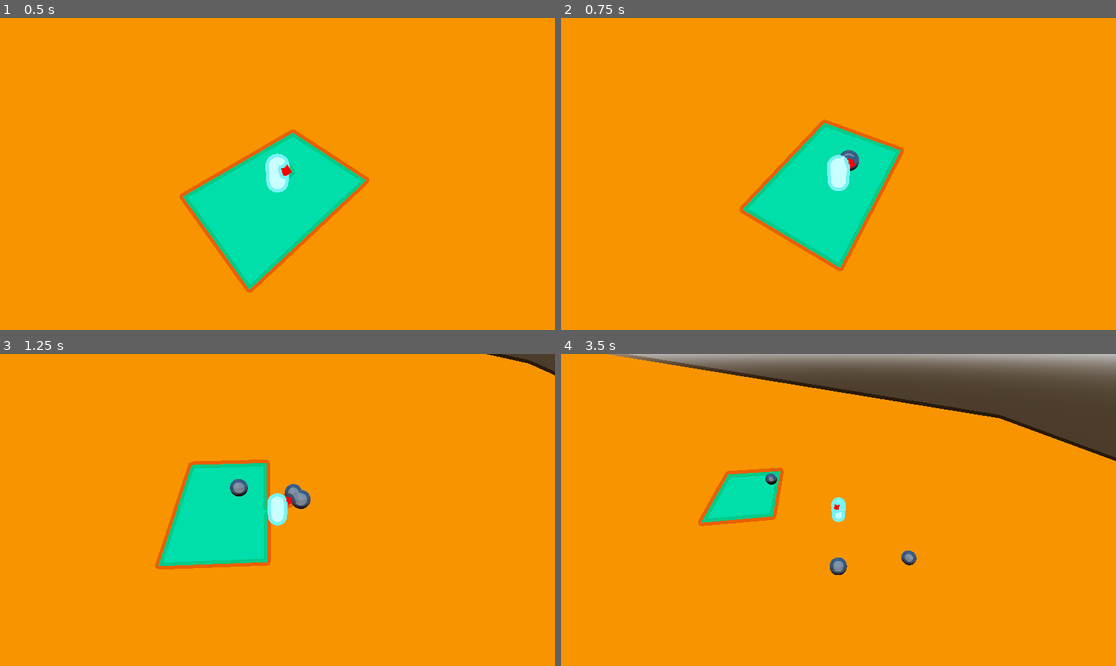
Above: before the commit, frames 1-4 (two rows, left to right).
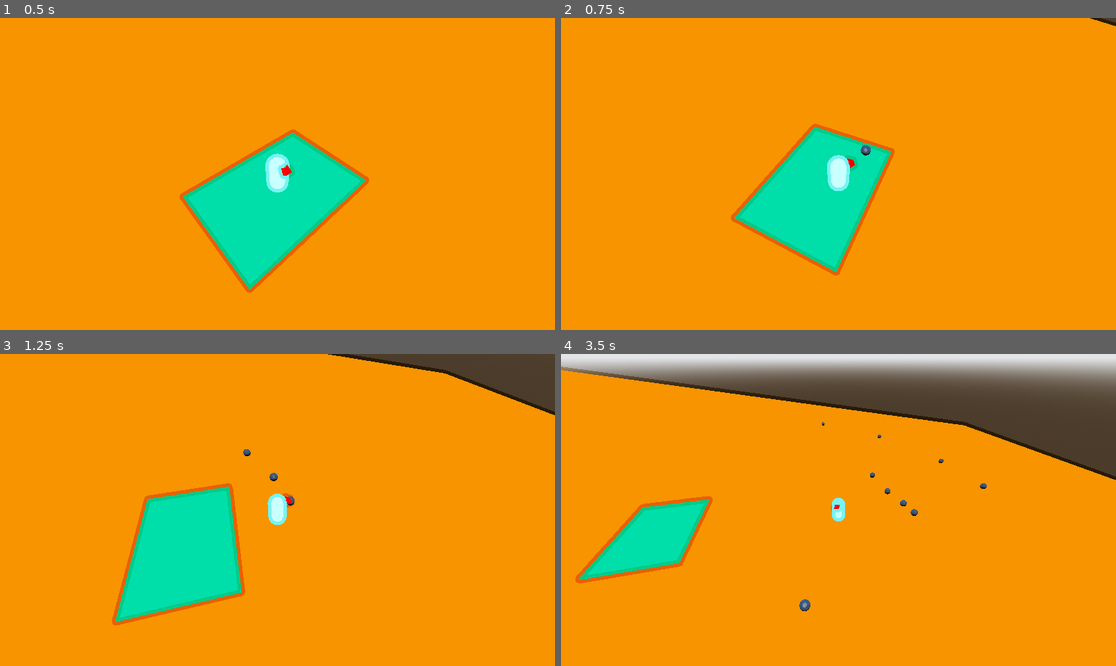
Above: after the commit, the same moments.

Repository: Kaplin86/Router-Rebellion
Game: Godot game, scene res://scenes/testing.tscn
The game is run twice, just before and just after one commit, with the same random seed, the same clock (stepped at 60 frames per second) and the same inputs.
Inputs (mouse positions are in pixels of both pictures, inside the frame that each line leads up to):
- Up to frame 1 (0.5 s): no input
- Up to frame 2 (0.75 s): tap Enter at 0.5 s; move the mouse to (960, 158) at 0.52 s; press the mouse at (960, 158) at 0.53 s; hold D (east) from 0.53 s (still down)
- Up to frame 3 (1.25 s): keep holding D (east)
- Up to frame 4 (3.5 s): move the mouse to (727, 525) at 1.27 s; release D (east) at 1.28 s; release the mouse at (727, 525) at 1.28 s; hold S (south) 1.28-2.03 s; click (727, 525) at 1.35 s; move the mouse to (894, 441) at 2.02 s; press the mouse at (894, 441) at 2.03 s; hold D (east) 2.03-2.78 s; tap Alt at 2.1 s; move the mouse to (810, 572) at 2.77 s; release the mouse at (810, 572) at 2.78 s; hold W (north) from 2.78 s (still down); tap Shift at 2.85 s; click (810, 572) at 3.05 s

Frame 1 is identical in both runs. In frame 2, 3.1% of the frame differs, in the area x 30-100%, y 0-83%; in frame 3, 12%; in frame 4, 19%, in the area x 0-100%, y 0-83%.

Commit message:
basic shooting

Diff:
--- a/scenes/bullet.tscn
+++ b/scenes/bullet.tscn
@@ -1,13 +1,19 @@
 [gd_scene format=3 uid="uid://b1ksnwnc8sr3m"]
 
-[sub_resource type="SphereShape3D" id="SphereShape3D_h1aey"]
+[ext_resource type="Script" uid="uid://48v8ekw8ucyx" path="res://scripts/bullet.gd" id="1_mkf8s"]
 
 [sub_resource type="SphereMesh" id="SphereMesh_mkf8s"]
+radius = 0.25
+height = 0.5
 
-[node name="Node3D" type="RigidBody3D" unique_id=643011394]
+[sub_resource type="SphereShape3D" id="SphereShape3D_h1aey"]
+radius = 0.26111683
+
+[node name="Node3D" type="CharacterBody3D" unique_id=755381951]
+script = ExtResource("1_mkf8s")
+
+[node name="MeshInstance3D" type="MeshInstance3D" parent="." unique_id=18461517]
+mesh = SubResource("SphereMesh_mkf8s")
 
 [node name="CollisionShape3D" type="CollisionShape3D" parent="." unique_id=1355163731]
 shape = SubResource("SphereShape3D_h1aey")
-
-[node name="MeshInstance3D" type="MeshInstance3D" parent="." unique_id=18461517]
-mesh = SubResource("SphereMesh_mkf8s")
--- a/scenes/player.tscn
+++ b/scenes/player.tscn
@@ -36,7 +36,7 @@
 surface_material_override/0 = SubResource("StandardMaterial3D_u8vuu")
 
 [node name="Marker3D" type="Marker3D" parent="." unique_id=1011424493]
-transform = Transform3D(1, 0, 0, 0, 1, 0, 0, 0, 1, 0, 0, -0.7652919)
+transform = Transform3D(-1, 0, 8.742278e-08, 0, 1, 0, -8.742278e-08, 0, -1, 0, 0, -0.7652919)
 
 [node name="ShootingManager" type="Node" parent="." unique_id=676399713 node_paths=PackedStringArray("shootPos")]
 script = ExtResource("2_g2els")
--- /dev/null
+++ b/scripts/bullet.gd
@@ -0,0 +1,11 @@
+extends CharacterBody3D
+
+@export var speed = 9.0
+
+func _physics_process(delta):
+	var motion = transform.basis.z * speed * delta
+	print(motion)
+	var collision = move_and_collide(motion)
+
+	if collision:
+		rotation = rotation.bounce(collision.get_normal())
--- a/scripts/shootingManager.gd
+++ b/scripts/shootingManager.gd
@@ -27,7 +27,7 @@
 	print("FIRE IN THE HOLE!")
 	var newBullet : Node3D = baseBullet.instantiate()
 	get_parent().add_sibling(newBullet)
-	newBullet.global_position = shootPos.global_position
+	newBullet.global_transform = shootPos.global_transform
 
 
 func _resetCooldown():
Not shown, added: scripts/bullet.gd.uid
